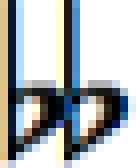
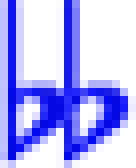
Two versions of the same layered image (136×168). Layer-by-layer changes:
hid "Copie de Calque Copié", painted on it over [0, 0, 136, 168]
painted on "Calque Copié" over [0, 0, 136, 168]
